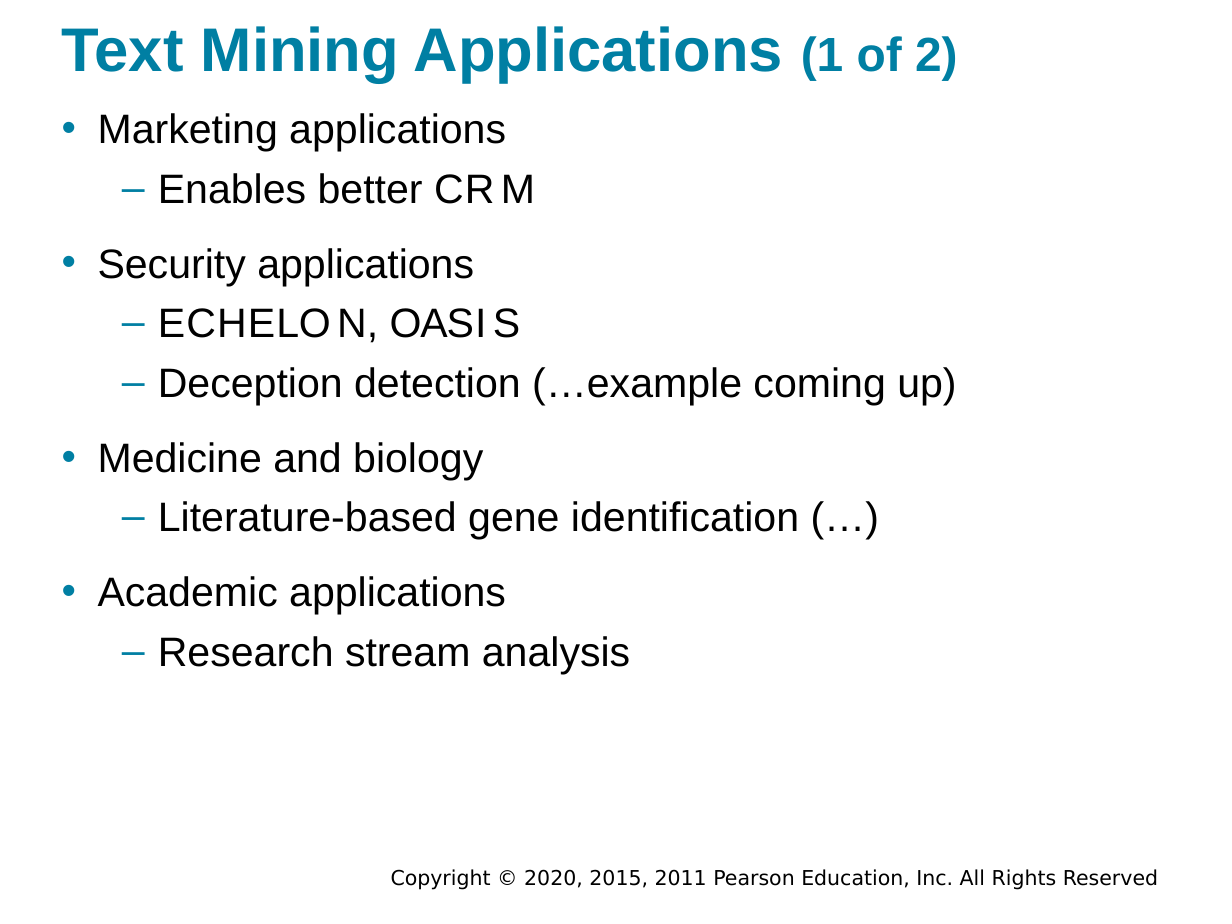
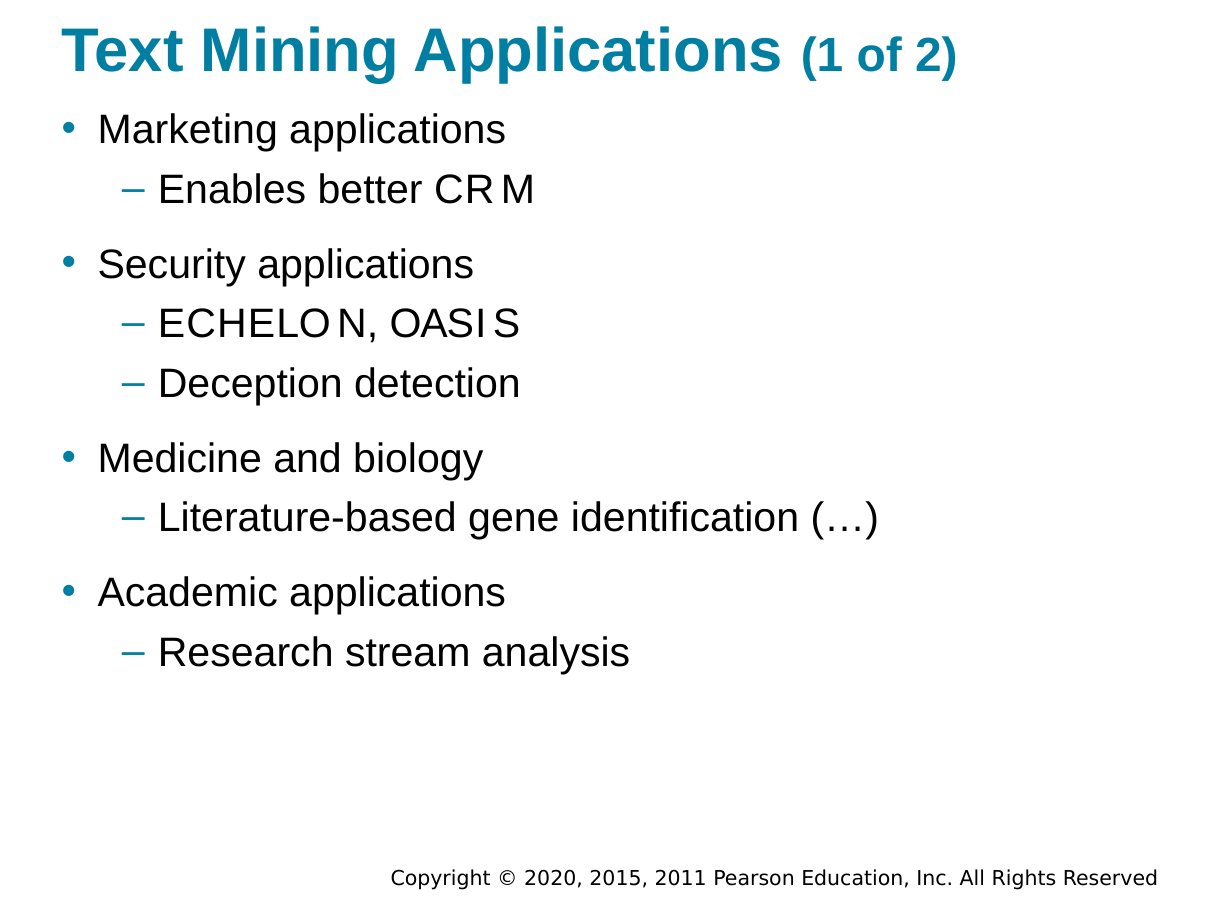
Before and after one commit to walkman617/DS2021, a slide deck: slide 17 of Slides/Sharda_11e_full_accessible_ppt_07.pptx. Drawn at 1232x924 pixels with LibreOffice and Linux fonts; fonts in the diff are those of the drawing; background and template pictures are left out. Boxes give left, top, right and bottom in pixels: in the first picture for what was removed or moved away, otherwise in the second. Text is boxed around its words. In the diff, an @@ line names an element or a change of style, - is before the commit and + after.

```diff
--- a/Slides/Sharda_11e_full_accessible_ppt_07.pptx
+++ b/Slides/Sharda_11e_full_accessible_ppt_07.pptx
@@ text at [158, 367, 521, 405]: text changed @@
-  – Deception detection (…example coming up)
+  – Deception detection
```
Also in this commit, not shown: 1 other slide changed.
